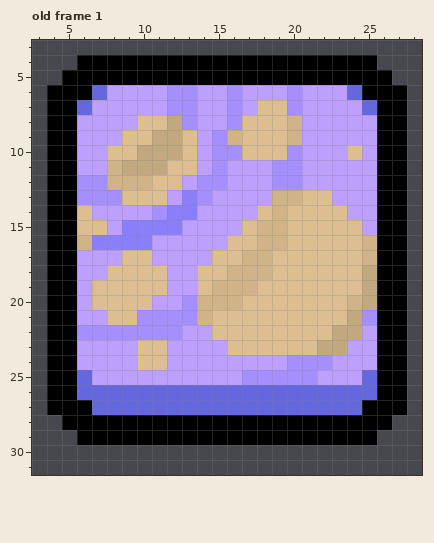
Edited in one commit: pixel-art file (arte/tiles/counter_tile.ase). The picture above was drawn from the file before the commit.
32x32 pixels, 1 frame. Colours within 5 levels of each other are drawn and written as one. Shown: old frame 1: x 3..28, y 3..31. The commit also changed other frames, which this record leaves out.
The same view after the edit:
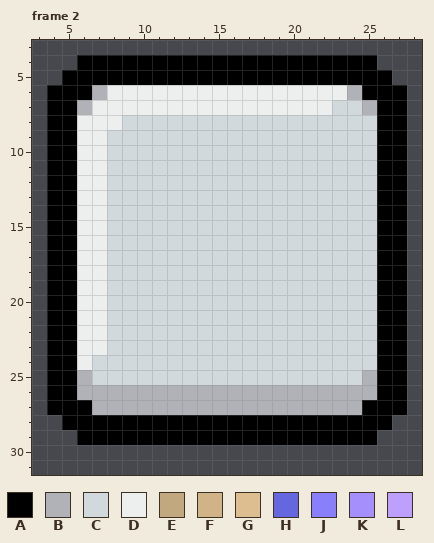
Palette (. is transparent): A #000000  B #b0b2b7  C #d2d9dd  D #edefef  E #c2a87e  F #d0b387  G #ddbe91  H #6467de  J #897ffa  K #a48ffd  L #bd9ffd
A new or re-ordered frame is compared with the old frame closest to it.
What changed:
frames 1 -> 2
--- frame 2 is new; against old frame 1, layers "Layer 1", "Layer 2"
@@ x 3..28 @@
  5 ..AAAAAAAAAAAAAAAAAAAAAA..
- 6 .AAAHLLLLKKLLKLLLKLLLHAAA.
- 7 .AAHLLLLLKKLLKLGGKLLLLHAA.
- 8 .AALLLLGGEKLLKGGGFLLLLLAA.
- 9 .AALLLGGEEGLKFGGGFLLLLLAA.
-10 .AALLGGEEEGLKKGGGKLLLGLAA.
-11 .AALLFEEEGGLKLLLKKLLLLLAA.
-12 .AAKKFFFGGLKKLLLKKLLLLLAA.
-13 .AAKKKGGGLJKLLLLFFGGLLLAA.
-14 .AAGLLLLKJJLLLLGFGGGGLLAA.
-15 .AAGGLJJJJLLLLGFFGGGGGLAA.
-16 .AAFJJJJLLLLLGGFFGGGGGFAA.
-17 .AALLLGGLLLLGGFFGGGGGGFAA.
-18 .AALLGGGGLLGGFFFGGGGGGEAA.
-19 .AALGGGGGLLGFFFGGGGGGGEAA.
-20 .AALGGGGLLKFFFGGGGGGGFEAA.
-21 .AALLGGKKKKFGGGGGGGGGEKAA.
-22 .AAKKKKKKKLLGGGGGGGGEELAA.
-23 .AALLLLGGLLLLGGGGGGEELLAA.
-24 .AALLLLGGLLLLLLLLKKKLLLAA.
-25 .AAHLLLLLLLLLLKKKKKLLLHAA.
-26 .AAHHHHHHHHHHHHHHHHHHHHAA.
-27 .AAAHHHHHHHHHHHHHHHHHHAAA.
+ 6 .AAABDDDDDDDDDDDDDDDDBAAA.
+ 7 .AABDDDDDDDDDDDDDDDDCCBAA.
+ 8 .AADDDCCCCCCCCCCCCCCCCCAA.
+ 9 .AADDCCCCCCCCCCCCCCCCCCAA.
+10 .AADDCCCCCCCCCCCCCCCCCCAA.
+11 .AADDCCCCCCCCCCCCCCCCCCAA.
+12 .AADDCCCCCCCCCCCCCCCCCCAA.
+13 .AADDCCCCCCCCCCCCCCCCCCAA.
+14 .AADDCCCCCCCCCCCCCCCCCCAA.
+15 .AADDCCCCCCCCCCCCCCCCCCAA.
+16 .AADDCCCCCCCCCCCCCCCCCCAA.
+17 .AADDCCCCCCCCCCCCCCCCCCAA.
+18 .AADDCCCCCCCCCCCCCCCCCCAA.
+19 .AADDCCCCCCCCCCCCCCCCCCAA.
+20 .AADDCCCCCCCCCCCCCCCCCCAA.
+21 .AADDCCCCCCCCCCCCCCCCCCAA.
+22 .AADDCCCCCCCCCCCCCCCCCCAA.
+23 .AADDCCCCCCCCCCCCCCCCCCAA.
+24 .AADCCCCCCCCCCCCCCCCCCCAA.
+25 .AABCCCCCCCCCCCCCCCCCCBAA.
+26 .AABBBBBBBBBBBBBBBBBBBBAA.
+27 .AAABBBBBBBBBBBBBBBBBBAAA.
 28 ..AAAAAAAAAAAAAAAAAAAAAA..
